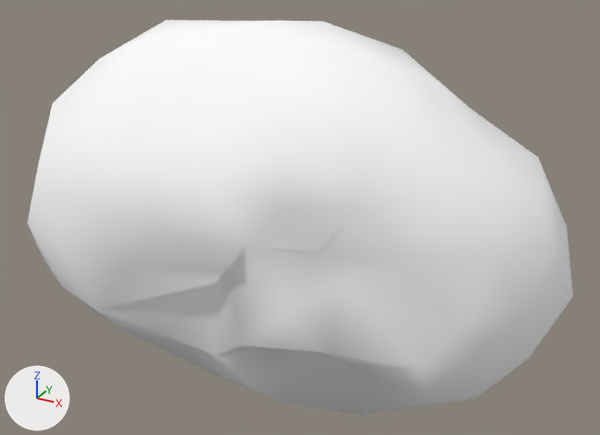
The glTF model assets/asteroids/asteroid_sml_18.glb as it was, and as the next commit left it.
Both versions are drawn from a 50 mm lens placed at (1.75, -3.02, 1.59), pointed at (0.07, 0.05, 0.06). Lighting does not change. The marker at lower left points along +X, +Y and +Z. The older version comes first. Vertices at exactly the same position are counted once.

Names of what the first picture shows: 'asteroid_sml_18'.
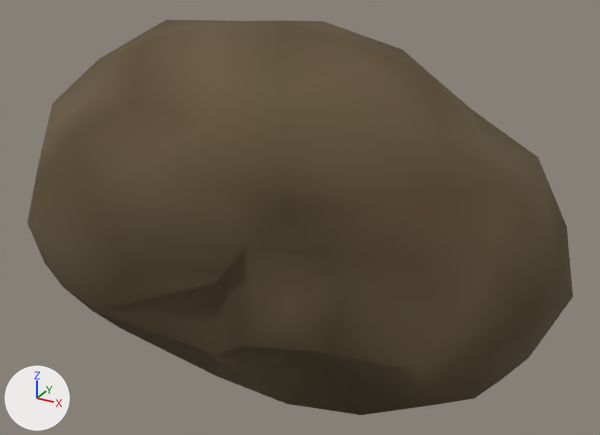
What differs and where, as boxes [x1, y1, x2, y2] in the pictures (600 x 435 px):
'asteroid_sml_18', recoloured (darker)
    both: [27, 20, 573, 415]

The change, as a list of edits to the scene's bpy script:
```text
Change mat_rock_asteroid_sml_18:
    where n0 = _N.new('ShaderNodeBsdfPrincipled'); n0.name = 'Principled BSDF'
    remove n0.inputs[0].default_value = (1.0, 1.0, 1.0, 1.0)  # 'Base Color', white #ffffff
    n0.inputs[1].default_value: 0.0405 -> 0.0315  # 'Metallic'
    n0.inputs[2].default_value: 0.96 -> 0.953  # 'Roughness'
    add n2 = _N.new('ShaderNodeVertexColor'); n2.name = 'Color Attribute'
    add _L.new(n2.outputs[0], n0.inputs[0])  # 'Color' to 'Base Color'
Change me_icosphere:
    where me_icosphere.from_pydata(...)  # 162 vertices, 320 faces; spans x -1.31..1.31, y -0.68..0.69, z -0.87..0.95
    used by ob_asteroid_sml_18; location = (0.0, 0.0, 0.0)
    me_icosphere part 1: vertex colours changed
```
